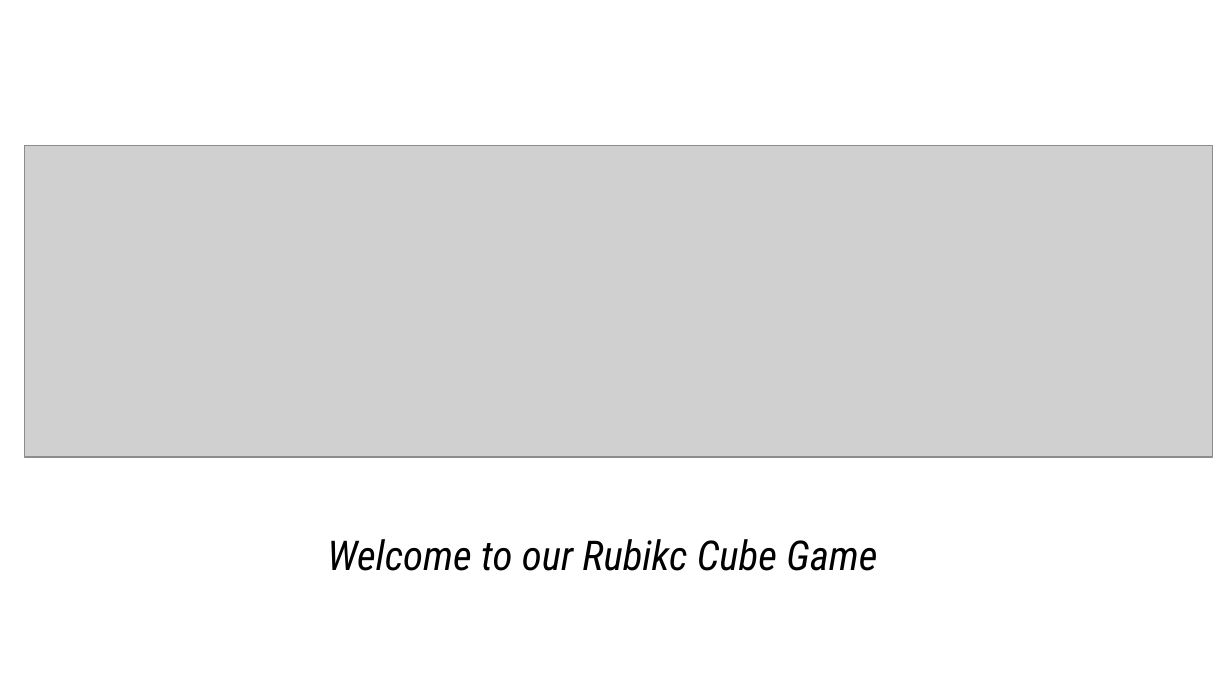
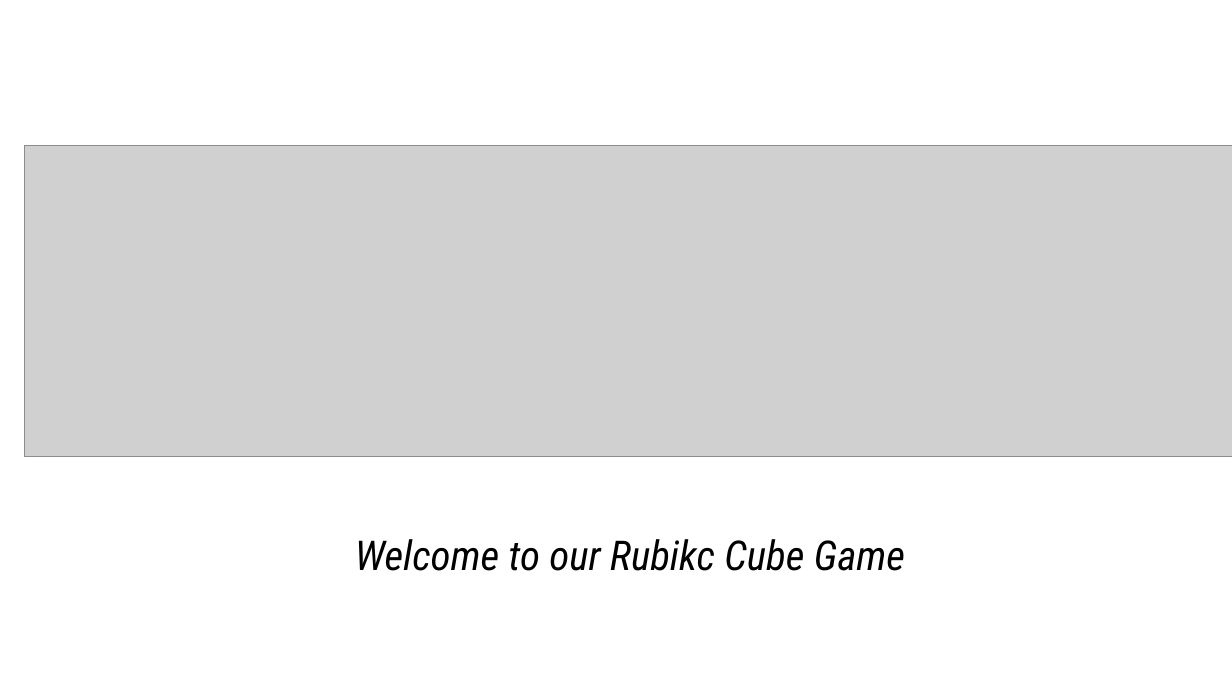
Before and after one commit to Prakash4844/Semester-6-Project-Synopsis, a slide deck: slide 1 of Rubikc PPT.pptx. Drawn at 1232x693 pixels with LibreOffice and Linux fonts; fonts in the diff are those of the drawing; grey boxes stand for pictures. Boxes give left, top, right and bottom in pixels: in the first picture for what was removed or moved away, otherwise in the second. Text is boxed around its words. In the diff, an @@ line names an element or a change of style, - is before the commit and + after.

```diff
--- a/Rubikc PPT.pptx
+++ b/Rubikc PPT.pptx
@@ picture: place and size @@
-picture at (25, 145, 1212, 457)
+picture at (25, 145, 1232, 457)
@@ title "Welcome to our Rubikc Cube ...": place and size @@
-title "Welcome to our Rubikc Cube ..." at (327, 539, 877, 571)
+title "Welcome to our Rubikc Cube ..." at (355, 539, 905, 571)
```
Also in this commit, not shown: 6 other slides changed, 3 slides added.
